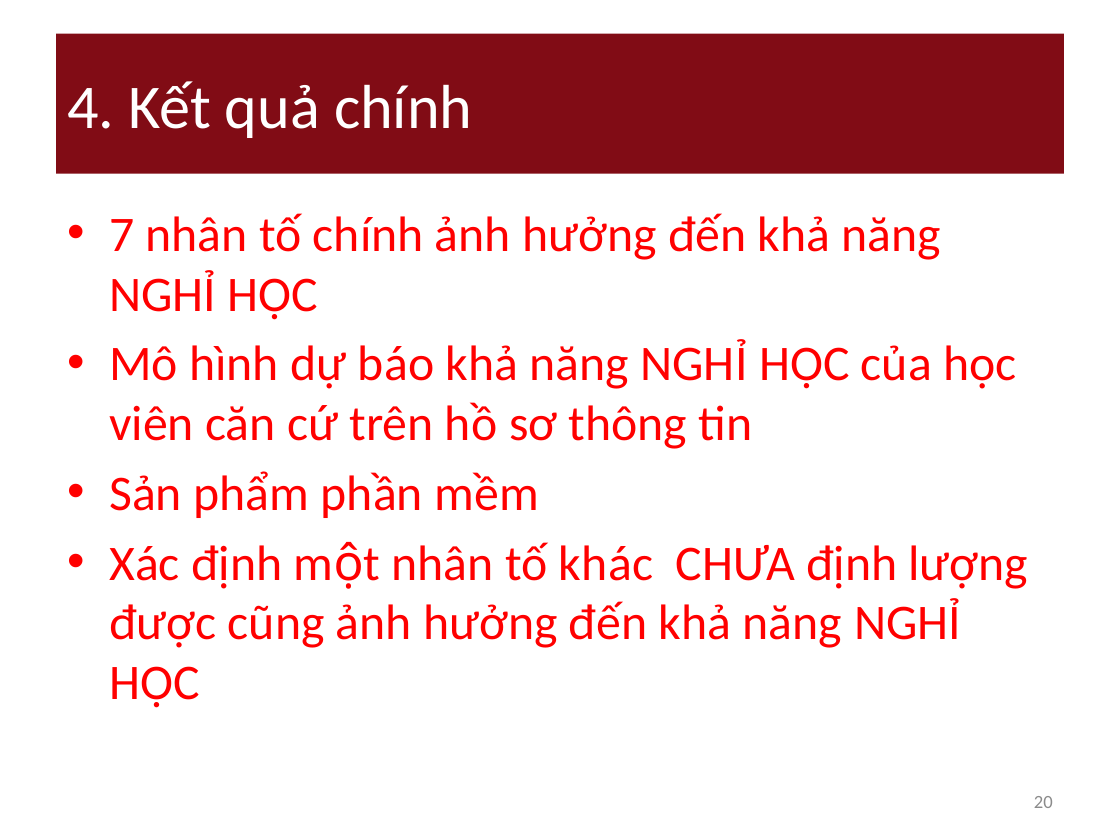
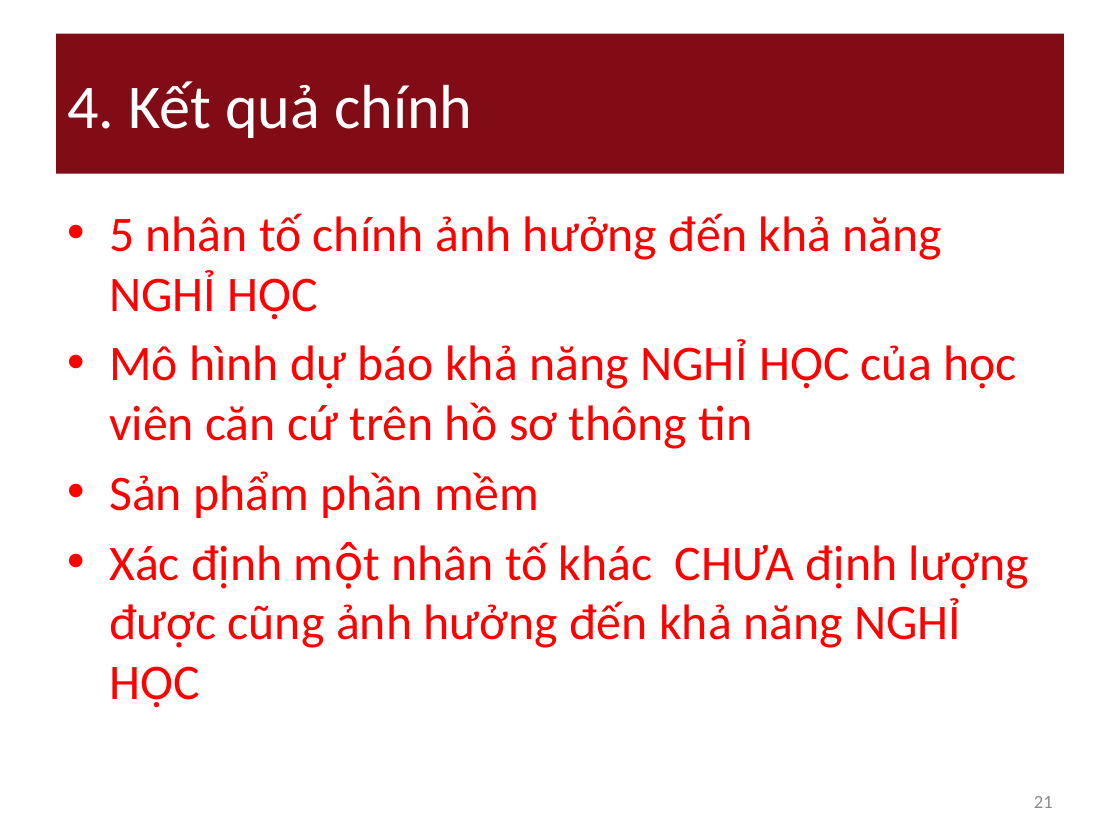
Before and after one commit to nguyendanhtu/drop-out, a slide deck: slide 21 of 01. Document/DropOut_Project_Report v_04.12.2011.pptx (slide 20 before the commit). Drawn at 1120x840 pixels with LibreOffice and Linux fonts; fonts in the diff are those of the drawing. Boxes give left, top, right and bottom in pixels: in the first picture for what was removed or moved away, otherwise in the second. Text is boxed around its words. In the diff, an @@ line names an element or a change of style, - is before the commit and + after.

```diff
--- a/01. Document/DropOut_Project_Report v_04.12.2011.pptx
+++ b/01. Document/DropOut_Project_Report v_04.12.2011.pptx
@@ text at (109, 213, 943, 320): text changed @@
-• 7 nhân tố chính ảnh hưởng đến khả năng NGHỈ HỌC
+• 5 nhân tố chính ảnh hưởng đến khả năng NGHỈ HỌC
@@ page number at (1034, 796, 1053, 808): text changed @@
-20
+21
```
Also in this commit, not shown: 4 other slides changed, 1 slide added.
